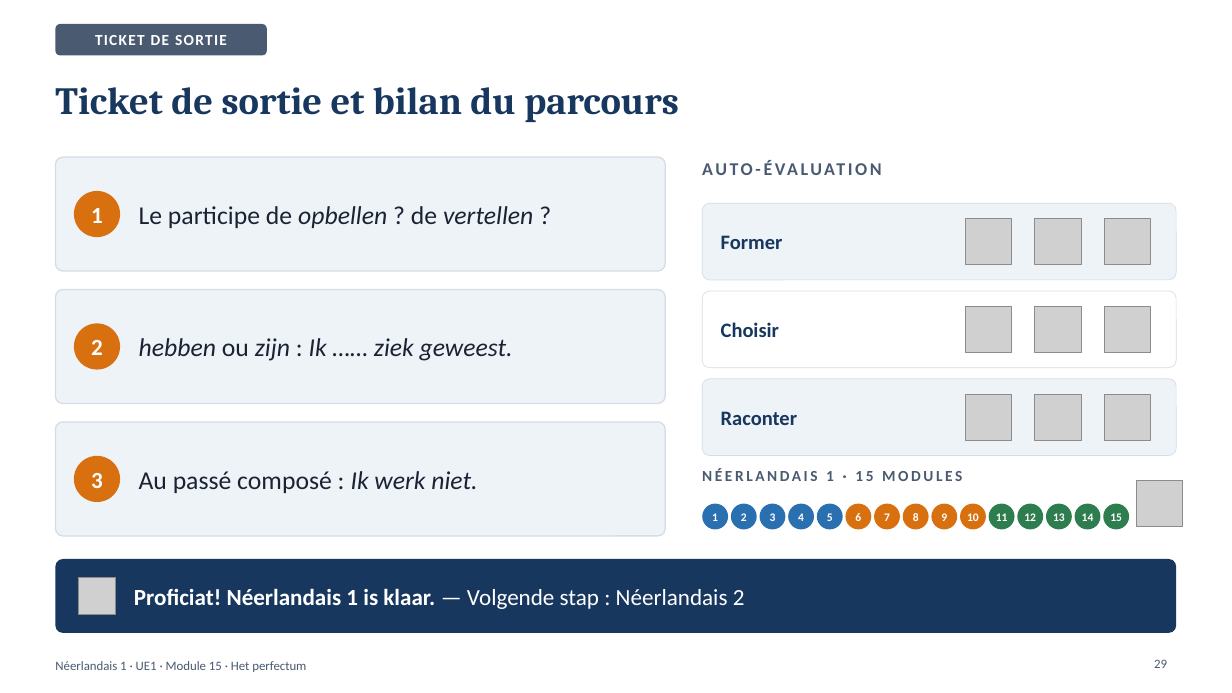
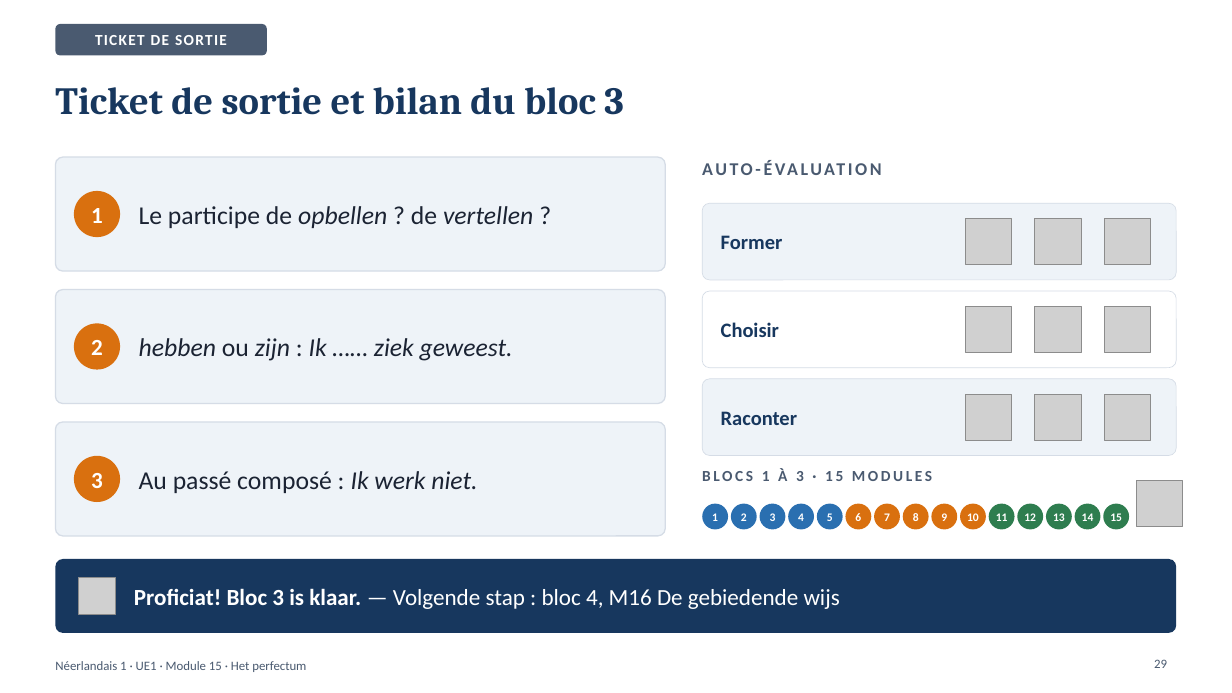
Before and after one commit to ajouniaux/talenleren, a slide deck: slide 29 of neerlandais1/powerpoints/Module_15_Het_perfectum.pptx. Drawn at 1232x693 pixels with LibreOffice and Linux fonts; fonts in the diff are those of the drawing; grey boxes stand for pictures. Boxes give left, top, right and bottom in pixels: in the first picture for what was removed or moved away, otherwise in the second. Text is boxed around its words. In the diff, an @@ line names an element or a change of style, - is before the commit and + after.

```diff
--- a/neerlandais1/powerpoints/Module_15_Het_perfectum.pptx
+++ b/neerlandais1/powerpoints/Module_15_Het_perfectum.pptx
@@ title at [55, 87, 624, 115]: text changed @@
-Ticket de sortie et bilan du parcours
+Ticket de sortie et bilan du bloc 3
@@ text at [702, 468, 932, 481]: text changed @@
-NÉERLANDAIS 1 · 15 MODULES
+BLOCS 1 À 3 · 15 MODULES
@@ text at [134, 588, 840, 609]: text changed; bold off @@
-Proficiat! Néerlandais 1 is klaar. — Volgende stap : Néerlandais 2
+Proficiat! Bloc 3 is klaar. — Volgende stap : bloc 4, M16 De gebiedende wijs
```
Also in this commit, not shown: 1 other slide changed, 14 other files.
